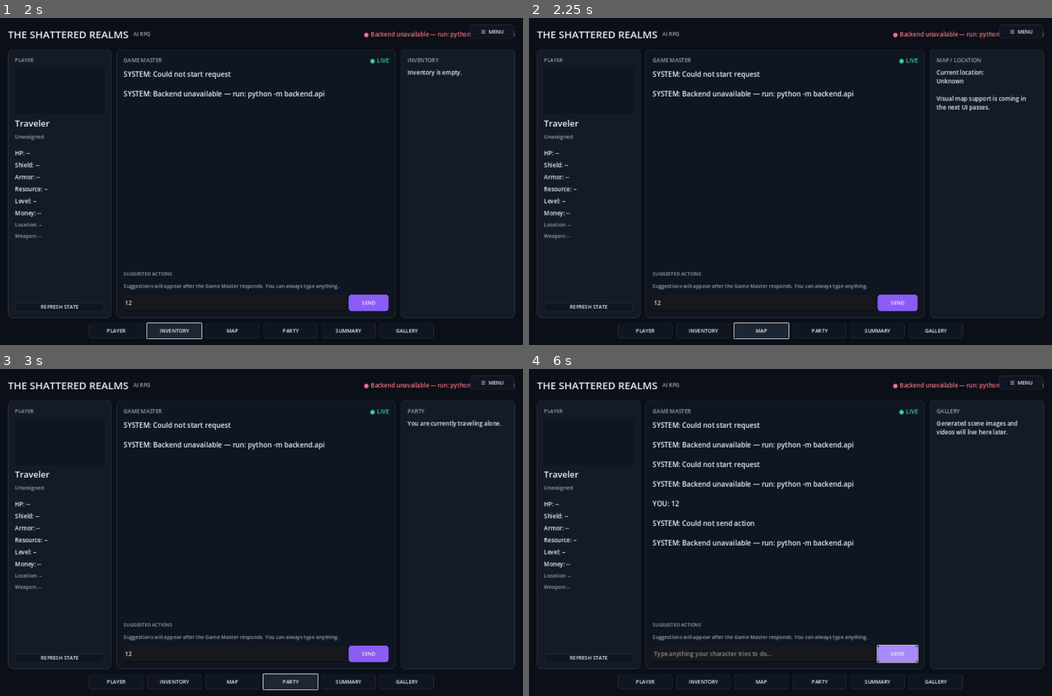
Above: before the commit, frames 1-4 (two rows, left to right).
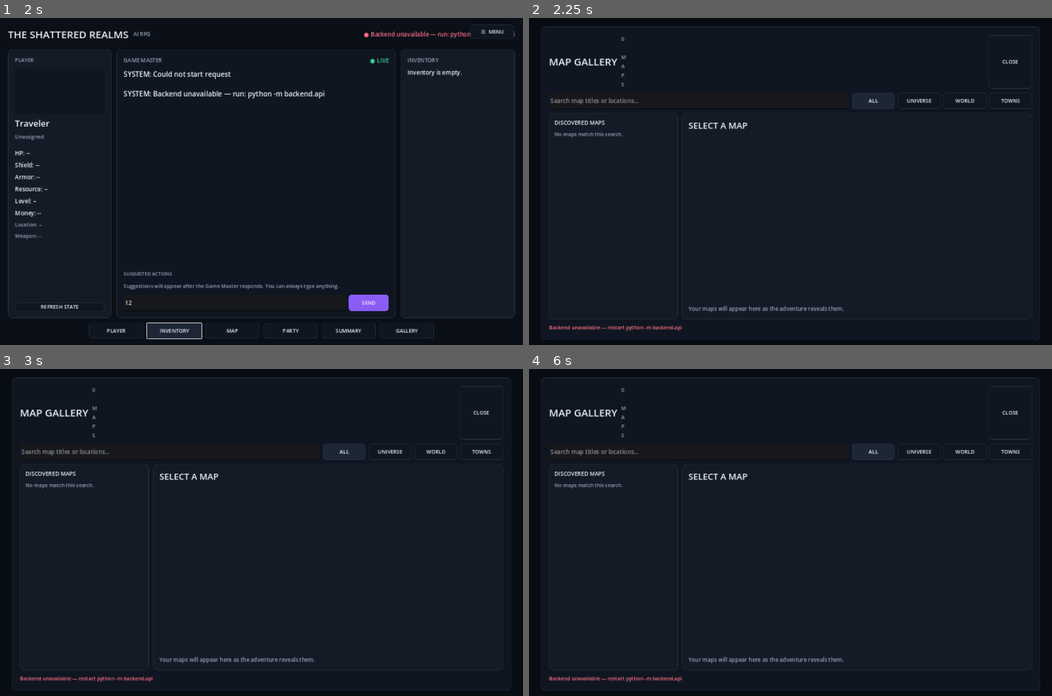
Above: after the commit, the same moments.

Repository: jjhartman2020-tech/the-shattered-realms
Game: Godot game, scene res://main.tscn
The game is run twice, just before and just after one commit, with the same random seed, the same clock (stepped at 60 frames per second) and the same inputs.
Inputs (mouse positions are in pixels of both pictures, inside the frame that each line leads up to):
- Up to frame 1 (2 s): click (235, 302) at 0.52 s; type "12" at 0.6 s; click "INVENTORY" at 1.25 s
- Up to frame 2 (2.25 s): click "MAP" at 2 s
- Up to frame 3 (3 s): click "PARTY" at 2.75 s
- Up to frame 4 (6 s): click "SUMMARY" at 3.5 s; click "GALLERY" at 4.25 s; click "REFRESH STATE" at 5 s; click "SEND" at 5.75 s

Frame 1 is identical in both runs. In frame 2, 5.9% of the frame differs, in the area x 1-99%, y 2-99%; in frame 3, 5.7%; in frame 4, 7.2%.

Commit message:
Connect the Map button to the new gallery

Diff:
--- a/godot/main.gd
+++ b/godot/main.gd
@@ -1,6 +1,7 @@
 extends Control
 
 const CharacterHubView = preload("res://character_hub.gd")
+const MapGalleryView = preload("res://map_gallery.gd")
 
 const API_BASE := "http://127.0.0.1:8765"
 const BG := Color("0b0f17")
@@ -48,6 +49,7 @@
 var context_title: Label
 var context_text: RichTextLabel
 var character_hub
+var map_gallery
 
 
 func _ready() -> void:
@@ -131,6 +133,8 @@
 		button.custom_minimum_size = Vector2(150, 42)
 		if entry[1] == "player":
 			button.pressed.connect(_open_character_hub)
+		elif entry[1] == "map":
+			button.pressed.connect(_open_map_gallery)
 		else:
 			button.pressed.connect(_show_context.bind(entry[1]))
 		nav.add_child(button)
@@ -139,6 +143,11 @@
 	character_hub.visible = false
 	character_hub.api_request.connect(_character_hub_request)
 	add_child(character_hub)
+
+	map_gallery = MapGalleryView.new()
+	map_gallery.visible = false
+	map_gallery.api_request.connect(_map_gallery_request)
+	add_child(map_gallery)
 
 
 func _build_player_panel() -> PanelContainer:
@@ -394,6 +403,12 @@
 	character_hub.open_with_state(latest_state)
 
 
+func _open_map_gallery() -> void:
+	if not is_instance_valid(map_gallery):
+		return
+	map_gallery.open_with_state(latest_state)
+
+
 func _character_hub_request(endpoint: String, payload: Dictionary, mode: String) -> void:
 	if busy:
 		character_hub.set_status("Wait for the current request to finish.", true)
@@ -408,6 +423,22 @@
 	if err != OK:
 		busy = false
 		character_hub.set_status("Could not reach the Character Hub backend.", true)
+
+
+func _map_gallery_request(endpoint: String, payload: Dictionary, mode: String) -> void:
+	if busy:
+		map_gallery.set_status("Wait for the current request to finish.", true)
+		return
+	busy = true
+	request_mode = mode
+	connection_label.text = "Loading map..."
+	connection_label.add_theme_color_override("font_color", MUTED)
+	var headers := PackedStringArray(["Content-Type: application/json"])
+	var body := JSON.stringify(payload)
+	var err := http.request(API_BASE + endpoint, headers, HTTPClient.METHOD_POST, body)
+	if err != OK:
+		busy = false
+		map_gallery.set_status("Could not reach the Map Gallery backend.", true)
 
 
 func _send_action(action: String) -> void:
@@ -465,6 +496,8 @@
 			roll_button.disabled = false
 		if request_mode.begins_with("character_") and is_instance_valid(character_hub):
 			character_hub.set_status("Backend unavailable — restart python -m backend.api", true)
+		elif request_mode.begins_with("map_") and is_instance_valid(map_gallery):
+			map_gallery.set_status("Backend unavailable — restart python -m backend.api", true)
 		else:
 			_set_connection_error("Backend unavailable — run: python -m backend.api")
 		return
@@ -480,6 +513,8 @@
 			error_message = str(error_parsed.get("error", error_message))
 		if request_mode.begins_with("character_") and is_instance_valid(character_hub):
 			character_hub.set_status(error_message, true)
+		elif request_mode.begins_with("map_") and is_instance_valid(map_gallery):
+			map_gallery.set_status(error_message, true)
 		else:
 			_set_connection_error(error_message)
 		return
@@ -490,6 +525,8 @@
 		_set_inputs_enabled(pending_roll.is_empty())
 		if request_mode.begins_with("character_") and is_instance_valid(character_hub):
 			character_hub.set_status("Backend returned invalid character data.", true)
+		elif request_mode.begins_with("map_") and is_instance_valid(map_gallery):
+			map_gallery.set_status("Backend returned invalid map data.", true)
 		else:
 			_set_connection_error("Backend returned invalid data")
 		return
@@ -502,6 +539,8 @@
 			roll_button.disabled = false
 		if request_mode.begins_with("character_") and is_instance_valid(character_hub):
 			character_hub.set_status(str(payload.get("error", "Unknown Character Hub error")), true)
+		elif request_mode.begins_with("map_") and is_instance_valid(map_gallery):
+			map_gallery.set_status(str(payload.get("error", "Unknown Map Gallery error")), true)
 		else:
 			_set_connection_error(str(payload.get("error", "Unknown backend error")))
 		return
@@ -513,6 +552,16 @@
 		_update_player_panel()
 		if is_instance_valid(character_hub):
 			character_hub.apply_payload(payload)
+		return
+	if request_mode.begins_with("map_"):
+		var completed_mode := request_mode
+		busy = false
+		latest_state = payload.get("state", {}) if payload.get("state", {}) is Dictionary else latest_state
+		connection_label.text = "● BACKEND CONNECTED"
+		connection_label.add_theme_color_override("font_color", SUCCESS)
+		_update_player_panel()
+		if is_instance_valid(map_gallery):
+			map_gallery.apply_payload(payload, completed_mode)
 		return
 	if request_mode == "roll":
 		var final_roll: int = _extract_authoritative_roll(payload)
@@ -530,6 +579,11 @@
 	var narration := str(payload.get("narration", "")).strip_edges()
 	if not narration.is_empty():
 		story_history.append("GM: " + narration)
+	var discovered_maps = payload.get("new_maps", [])
+	if discovered_maps is Array:
+		for discovered in discovered_maps:
+			if discovered is Dictionary:
+				story_history.append("MAP DISCOVERED: %s — open MAP to view it." % str(discovered.get("title", "New Map")))
 	_refresh_story()
 	_set_suggestions(payload.get("suggested_actions", []))
 	_show_context("player")
@@ -740,7 +794,7 @@
 			context_text.text = _inventory_text(player)
 		"map":
 			context_title.text = "MAP / LOCATION"
-			context_text.text = "Current location:\n%s\n\nVisual map support is coming in the next UI passes." % str(player.get("location", "Unknown"))
+			context_text.text = "Current location:\n%s\n\nUse the MAP button to open your searchable Universe, World, and Town map collection." % str(player.get("location", "Unknown"))
 		"party":
 			context_title.text = "PARTY"
 			context_text.text = _party_text()
